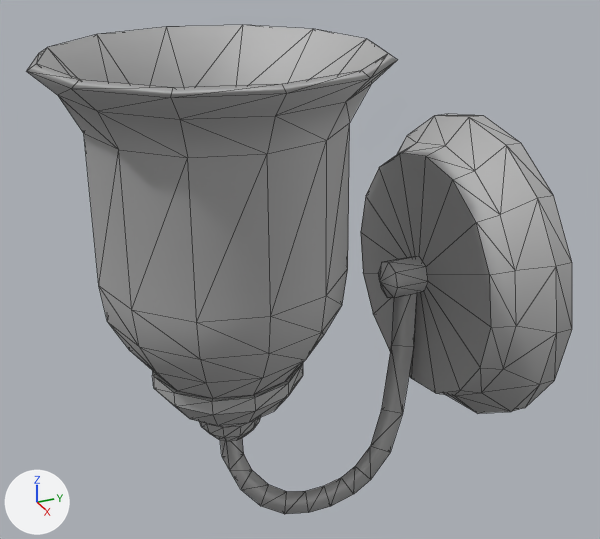
The glTF model res/meshes/InteriorWallLight.glb: old version first, new version second.
Before and after are seen from a 50 mm lens placed at (1.141, -0.389, 0.623), pointed at (-0.015, 0.132, 0.044). Arrows for +X, +Y and +Z are at lower left; the lights stay in place. Mesh edges are drawn as thin lines. Where no turn or scale is listed for an object, it has been applied to the vertices.

Objects in the first picture: 'a_low', 'b_low', 'c_low', 'd_low'.
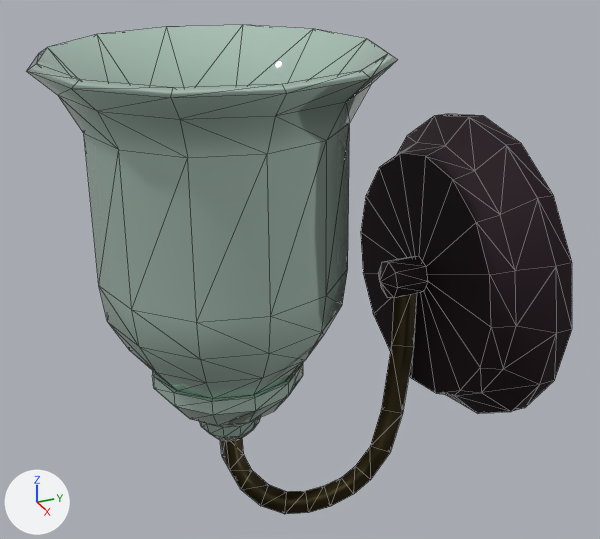
Changed parts and their boxes (x1, y1, x2, y2) in the pictures (600 x 539 px):
'b_low', recoloured: (27, 25, 397, 441) in both
'a_low', recoloured (grey to black): (361, 114, 572, 413) in both
'c_low', recoloured (grey to black): (220, 294, 417, 514) in both
'd_low', recoloured (grey to black): (378, 256, 428, 298) in both

Diff of the bpy script that builds the scene:
```diff
--- a/res/meshes/InteriorWallLight.glb.py
+++ b/res/meshes/InteriorWallLight.glb.py
@@ mat_eb_sconce_light_01 @@
 mat_eb_sconce_light_01 = principled_material('eb_sconce_light_01')
-mat_eb_sconce_light_01.base_color = (0.5, 0.5, 0.5)  # grey #bcbcbc
+mat_eb_sconce_light_01.base_color = (0.0186, 0.00723, 0.0121)  # black #25141d
 mat_eb_sconce_light_01.metallic = 0.5
@@ mat_material @@
+mat_material = principled_material('Material')
+mat_material.base_color = (0.0859, 0.0657, 0.0278)  # brown #53482e
+mat_material.metallic = 1.0
+mat_material.roughness = 0.455
@@ mat_material_002 @@
+mat_material_002 = principled_material('Material.002')
+mat_material_002.base_color = (0.605, 0.8, 0.695)  # white #cce7d9
+mat_material_002.metallic = 0.65
+mat_material_002.roughness = 0.0
@@ me_mesh_001 @@
 me_mesh_001.from_pydata(...)  # 194 vertices, 384 faces; spans x -0.257..0.257, y -0.731..-0.216, z -0.228..0.416
-me_mesh_001.materials.append(mat_eb_sconce_light_01)  # grey #bcbcbc
+me_mesh_001.materials.append(mat_material_002)  # white #cce7d9
@@ me_mesh_002 @@
 me_mesh_002.from_pydata(...)  # 39 vertices, 72 faces; spans x -0.02..0.02, y -0.488..-0.123, z -0.445..0.007
-me_mesh_002.materials.append(mat_eb_sconce_light_01)  # grey #bcbcbc
+me_mesh_002.materials.append(mat_material)  # brown #53482e
```
